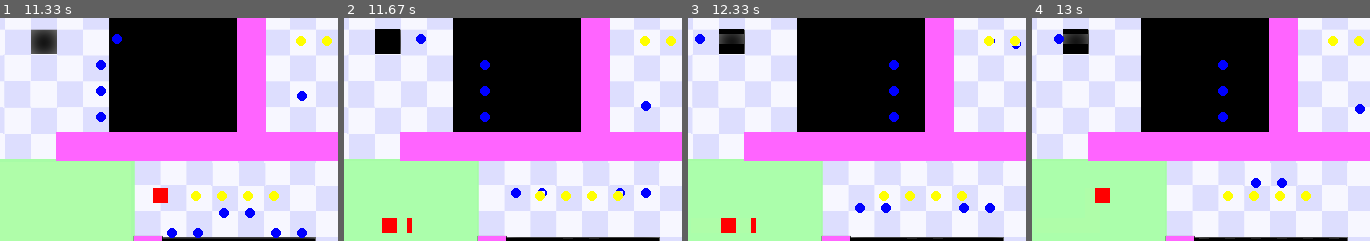
Above: before the commit, frames 1-4 (left to right).
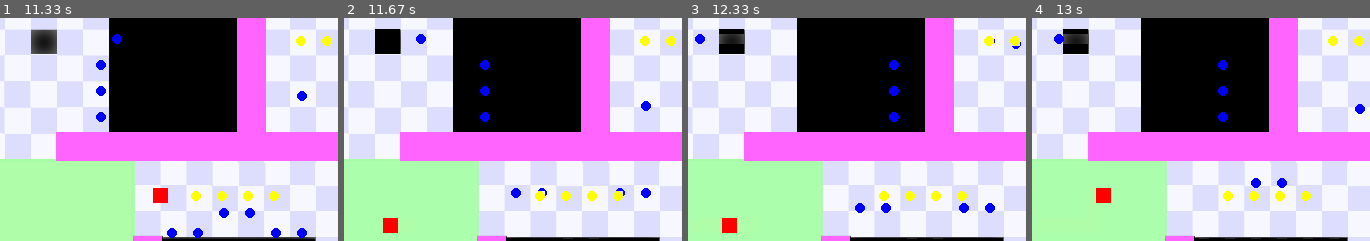
Above: after the commit, the same moments.

Repository: amangla20/CS550
Game: pygame game, started from WorldsHardestGame/worldshardest.py
Same seed, same stepped clock (60 frames per second), same inputs: the game is played once before the commit and once after it.
Inputs (mouse positions are % of the whole screen's width and height, from its top left):
- Up to frame 1 (11.33 s): press the mouse at (32, 64) at 0.37 s; move the mouse to (48, 70) at 0.47 s; release the mouse at (64, 76) at 0.6 s; hold Up 0.67-1.13 s; move the mouse to (17, 76) at 0.7 s; hold Right 1.17-1.8 s; hold Down 1.83-2.2 s; hold Left 2.23-2.7 s; hold Right 2.73-3.2 s; hold Up 3.23-3.53 s; hold Right 3.57-4.03 s; hold Left 4.07-4.6 s; hold Down 4.63-4.93 s; hold Left 4.97-5.37 s; hold Up 5.4-5.77 s; hold Right 5.8-6.43 s; hold Down 6.47-6.83 s; hold Left 6.87-7.33 s; hold Right 7.37-7.83 s; hold Up 7.87-8.17 s; hold Right 8.2-8.67 s; hold Left 8.7-9.23 s; hold Down 9.27-9.57 s; hold Left 9.6-10 s; hold Up 10.03-10.4 s; hold Right 10.43-11.07 s; hold Down from 11.1 s (still down)
- Up to frame 2 (11.67 s): release Down at 11.47 s; hold Left from 11.5 s (still down)
- Up to frame 3 (12.33 s): release Left at 11.97 s; hold Right from 12 s (still down)
- Up to frame 4 (13 s): release Right at 12.47 s; hold Up 12.5-12.8 s; hold Right from 12.83 s (still down)
The pictures show only the part of the screen within x 3-53%, y 39-89%; the shares and areas given below are measured in that part.

Frame 1 is identical in both runs. In frame 2, 0.1% of the frame differs, in the area x 11-21%, y 89-97%; in frame 3, 0.1%; in frame 4, less than 0.1%.

Commit message:
FINAL AND WE ARE DONE

Diff:
--- a/WorldsHardestGame/barriers.py
+++ b/WorldsHardestGame/barriers.py
@@ -1,3 +1,4 @@
+# SOURCES AND OMH IN MAIN CODE
 # import package for pygame, csv, and import the Create class from init_barrier.py in order to access getter and setter functions
 import pygame
 import csv
@@ -5,28 +6,33 @@
 
 # Barriers class makes and displays the barriers/walls that are colored purple, green, or black on the background
 class Barriers():
-	# constructs the barrier/wall arrangement by taking in the surface and making a barriers list and taking in values from a csv file called barriers.csv which contains the parameters for walls in each column
+
+	# constructs the barrier/wall arrangement by passing in the game surface, and making a barriers list by taking in values from a csv file called barriers.csv which contains the parameters for the barriers
 	def __init__(self, surface):
 		super().__init__()
 		self.surface = surface
+
+		# reads in barrier parameters from csv and creates objects
 		self.barriers = []
 		with open('barriers.csv') as csv_file:
 			csv_reader = csv.reader(csv_file, delimiter=',')
 			for row in csv_reader:
 				self.barriers.append(Create(row[0], row[1], row[2], row[3], row[4]))
 
+
 	# use the getters and setters from init_barrier to, based on the kind of wall (1 = purple, 2 = black, 3 = green safe space) display the wall by getting the values of csv file that specifies the dimensions for that specific wall
 	def display(self, choice):
+		# choice dictates which barriers we want to display. Since barriers with kind == 1 are the walls that the player can't go past, we want to continously redraw them. So we call display(2).
 		if choice == 2:
 			for location in self.barriers:
 				if location.getKind() == 1: #purple walls
 					pygame.draw.rect(self.surface, (255, 100, 255), (location.getPosx(), location.getPosy(), location.getDimw(), location.getDimh()))
 
+		# otherwise, we just want to display the black and green spaces once, so they aren't drawn over the balls or player.
 		if choice == 1:
 			for location in self.barriers:
 				if location.getKind() == 2: #black space
 					pygame.draw.rect(self.surface, (0,0,0), (location.getPosx(), location.getPosy(), location.getDimw(), location.getDimh()))
 
-				elif location.getKind() == 3:
-					#green safe space
+				elif location.getKind() == 3: #green safe space
 					pygame.draw.rect(self.surface, (171, 254, 171), (location.getPosx(), location.getPosy(), location.getDimw(), location.getDimh()))
--- a/WorldsHardestGame/init_balls.py
+++ b/WorldsHardestGame/init_balls.py
@@ -1,9 +1,11 @@
-# import pygame package
+# SOURCES AND OMH IN MAIN CODE
 import pygame
-# class CreateBall creates the ball object (which can also create the moving blocks so it is extremely versatile as a game object class) and initializes the surface, x and y coordinates of the center of the ball or top left corner of the moving block, the upper and lower limits of oscillation, the speed, the kind (1, 2, 3 being balls and 4 and 5 being moving blocks) and the color of the ball object.
+# class CreateBall creates the ball object from a csv (which can also hold parameters for the moving blocks, so it is extremely versatile as a game object class). It initializes the surface, x and y coordinates of the center of the ball or top left corner of the moving block, the upper and lower limits of oscillation, the speed, the kind (1 and 2 being balls moving in different directions, 3 being coins, and 4 and 5 being moving blocks) and the color of the ball object.
 class CreateBall:
+
 	# constructor for the CreateBall class initializes the attributes of the ball object as well as draws a white rectangle for moving blocks, a blue circle for the oscillating blue balls, and a yellow ball for the coins.
 	def __init__(self, surface, posx, posy, upperlim, lowerlim, speed, kind, rcolor, gcolor, bcolor):
+		# read in from csv as strings so converting to ints
 		self.surface = surface
 		self.posx = int(posx)
 		self.posy = int(posy)
@@ -14,44 +16,46 @@
 		self.rcolor = int(rcolor)
 		self.gcolor = int(gcolor)
 		self.bcolor = int(bcolor)
-		# moving block
+		# draws moving blocks as squares
 		if self.kind == 4 or self.kind == 5:
 			self.image = pygame.draw.rect(self.surface, (self.rcolor, self.gcolor, self.bcolor), [self.posx, self.posy, 75, 75])
-		# balls/coins
+		# draws balls and coins as circles
 		else:
 			self.image = pygame.draw.circle(self.surface, (self.rcolor, self.gcolor, self.bcolor), [self.posx, self.posy], 5)
 
-
-	# def display(self, posx, posy, rcolor, gcolor, bcolor):
-	# 	for piece in self.balls:
-	# 		if piece.kind == "1":
-	# 			pygame.draw.circle(self.surface, (int(rcolor), int(gcolor), int(bcolor)), [int(piece.posx), int(newposy)], 5)
-	# oscillate either vertically or horizontally
-	# balls of kind 1 oscillate vertically, and balls of kind 2 are blue balls that oscillate horizontally. Kind 3 represents yellow circles, or coins, that have no speed since they are stationary. Kinds 4 and 5 represent moving blocks, where 4 is a vertically moving block, and 5 is a horizontally moving block.
+	# called in main function to determine which way balls should oscillate based on their kind
 	def oscillate_direction(self):
+		# vertical moving balls and blocks are kinds 1 and 4 respectively
 		if self.kind == 1 or self.kind == 4:
 			self.oscillate_vertical()
+
+		# horizontally moving balls and blocks (or coins that have a speed of 0 and don't oscillate) are kinds 2 (balls), 3 (coins), 5 (blocks)
 		elif self.kind == 2 or self.kind == 3 or self.kind == 5:
 			self.oscillate_horizontal()
-	# oscillate vertically
+
+	# move up and down
 	def oscillate_vertical(self):
-		# constraints on y position based on upper and lower limits
+			# reverse objects direction when it gets to the upper and lower bound as specified in code
 			if self.posy >= self.lowerlim:
 				self.speed = -1 * self.speed
 			if self.posy <= self.upperlim:
 				self.speed = -1 * self.speed
-			# add the "speed" every time the loop runs to increment the y position
+
+			# increments object's position based on speed
 			newposy = self.posy + self.speed
-			# redraw the ball object
+
+			# redraws object in new location
 			self.__init__(self.surface, self.posx, newposy, self.upperlim, self.lowerlim, self.speed, self.kind, self.rcolor, self.gcolor, self.bcolor)
-	# oscillate horizontally
+
 	def oscillate_horizontal(self):
-		# constraints on y position based on upper and lower limits
+		# reverse objects direction when it gets to the upper (right) and lower (left) bound as specified in code
 			if self.posx <= self.lowerlim:
 				self.speed = -1 * self.speed
 			if self.posx >= self.upperlim:
 				self.speed = -1 * self.speed
-			# add the "speed" every time the loop runs to increment the y position
+
+			# increments object's position based on speed
 			newposx = self.posx + self.speed
-			# redraw the ball object
+
+			# redraws object in new location
 			self.__init__(self.surface, newposx, self.posy, self.upperlim, self.lowerlim, self.speed, self.kind, self.rcolor, self.gcolor, self.bcolor)
--- a/WorldsHardestGame/init_barrier.py
+++ b/WorldsHardestGame/init_barrier.py
@@ -1,15 +1,17 @@
+# SOURCES AND OMH IN MAIN CODE
 # initializing the barriers/walls class
-# this class uses getters and setters to get the x position  …(148 unchanged characters)… d setters to get the kind of the barrier, where there are three different types of barriers that appear in different colors on the screen.
+# this class uses getters and setters to get the x position  …(148 unchanged characters)… d setters to get the kind of the barrier. Kind 1 refers to a purple "wall", Kind 2 refers to a black space, and Kind 3 refers to the green starting space.
 class Create:
-	# constructor of the Create class to construct the barriers
+	# constructor of the Create class to create the barrier objects
 	def __init__(self, posx, posy, dimw, dimh, kind):
+		# read in from csv as strings, so convert to ints
 		self.posx = int(posx)
 		self.posy = int(posy)
 		self.dimw = int(dimw)
 		self.dimh = int(dimh)
 		self.kind = int(kind)
 
-	# getters and setters
+	# getters and setters for privacy and organization
 	def getPosx(self):
 		return self.posx
 	def setPosx(self):
--- a/WorldsHardestGame/player2.py
+++ b/WorldsHardestGame/player2.py
@@ -1,8 +1,8 @@
-# import pygame package
+# SOURCES AND OMH IN MAIN CODE
 import pygame, sys
 # use sprite module from the pygame package in order to allow the player to access sprite attributes
 class Player(pygame.sprite.Sprite):
-	# constructor that takes into account the surface, background, x and y positions, color, and width and height of the player object.
+	#constructor that takes into account the surface, background, x and y positions, color, and width and height of the player object.
 	def __init__(self, surface, background, posx, posy, color, width, height):
 		super().__init__()
 		self.surface = surface
@@ -15,27 +15,27 @@
 		# self.image represents what you seen on the screen, a.k.a. the red square that is the player
 		self.image = pygame.draw.rect(self.surface, color, [posx, posy, width, height])
 
-# move functions for the player based on key presses --> up corresponds to up arrow, down to down, etc.
+	# move functions for the player based on key presses --> up corresponds to up arrow, down to down, etc.
 	def moveRight(self, delta_x):
-		# delta_x is almost like the speed of the player; it is what the position increments by every time you move it up, down, right, or left.
+		# delta_x is almost like the speed of the player; it is what the position increments by every time you move it right or left.
 		posx = self.posx + delta_x
 		# redraw/initialize the player.
 		self.__init__(self.surface, self.background, posx, self.posy, self.color, self.width, self.height)
 
 	def moveLeft(self, delta_x):
-		# delta_x is almost like the speed of the player; it is what the position increments by every time you move it up, down, right, or left.
+		# same as above
 		posx = self.posx - delta_x
-		# redraw/initialize the player.
+		# redraw
 		self.__init__(self.surface, self.background, posx, self.posy, self.color, self.width, self.height)
 
 	def moveUp(self, delta_y):
-		# delta_x is almost like the speed of the player; it is what the position increments by every time you move it up, down, right, or left.
+		# delta_y is almost like the speed of the player; it is what the position increments by every time you move it up or down.
 		posy = self.posy - delta_y
-		# redraw/initialize the player.
+		# redraw
 		self.__init__(self.surface, self.background, self.posx, posy, self.color, self.width, self.height)
 
 	def moveDown(self, delta_y):
-		# delta_x is almost like the speed of the player; it is what the position increments by every time you move it up, down, right, or left.
+		# same as above
 		posy = self.posy + delta_y
-		# redraw/initialize the player.
+		# redraw
 		self.__init__(self.surface, self.background, self.posx, posy, self.color, self.width, self.height)
--- a/WorldsHardestGame/worldshardest.py
+++ b/WorldsHardestGame/worldshardest.py
@@ -1,10 +1,11 @@
 # Sonali Singh and Anjali Mangla
-# World's Hardest Game!
+# World's Hardest Game MAIN CODE!
 # Sources:
 # https://www.pygame.org/docs/tut/tom_games4.html
 # https://www.cs.ucsb.edu/~pconrad/cs5nm/topics/pygame/drawing/
 # https://pythonprogramming.net/displaying-images-pygame/
 # https://pythonprogramming.net/pygame-button-function-events/
+# https://freearchives.org
 # OMH: Sonali Singh
 # OMH: Anjali Mangla
 
@@ -37,6 +38,20 @@
 # drawing black and green walls
 wall.display(1)
 
+# function used for easiness in text display
+def text_display(message, size, posx, posy, color):
+	text_font = pygame.font.SysFont("freesansbold.ttf", size)
+
+	# creates text
+	text = text_font.render(message, True, color)
+	text_rect = text.get_rect()
+
+	# location for text
+	text_rect.center = (posx, posy)
+
+	# puts text on surface at given location
+	surface.blit(text, text_rect)
+
 # loads moving balls and coins
 def load_balls():
 	balls = []
@@ -45,18 +60,17 @@
 	with open('balls.csv') as csv_file:
 		csv_reader = csv.reader(csv_file, delimiter=',')
 
-		# creating ball objects
+		# creating ball objects using CreateBall class
 		for row in csv_reader:
 			balls.append(CreateBall(surface, row[0], row[1], row[2], row[3], row[4], row[5], row[6], row[7], row[8]))
 
 	return balls
 
-
+# loading the balls into a list
 balls = load_balls()
 
 # re-draws background function to be used everytime player dies
 def loadBackground():
-	print("hello")
 	surface = pygame.display.set_mode((677,446))
 
 	# draws background onto surface
@@ -65,28 +79,19 @@
 	# displays green and black walls
 	wall.display(1)
 
-	# creates player in starting position
-	player = Player(surface, background, 75, 373, (255,0,0),15,15)
+	#creates player in starting position
+	player.posx = 75
+	player.posy = 373
+	# moves player 1 unit to display on top of re-drawn green space
+	player.moveRight(1)
+
 
 	# makes ball oscillate (direction specified in class) and erases trail by blitting background on previous ball location
 	for ball in balls:
 		surface.blit(background, ball.image, ball.image)
 		ball.oscillate_direction()
 
-# function used for easiness in text display
-def text_display(message, size, posx, posy, color):
-	text_font = pygame.font.SysFont("freesansbold.ttf", size)
-
-	# creates text
-	text = text_font.render(message, True, color)
-	text_rect = text.get_rect()
-
-	# location for text
-	text_rect.center = (posx, posy)
-
-	# puts text on surface at given location
-	surface.blit(text, text_rect)
-
+# HERE WE INITIALIZE MOST OF THE VARIABLES NEEDED IN THE CODE
 # counts how many times player has died
 death = 0
 
@@ -102,23 +107,27 @@
 # keeps track of what coins player has collected
 coins_gotten = []
 
-#
+# safe determines if the player is on the moving block. If they are, then they are safe and safe = True. If not, the black spaces can kill them, so safe = False.
 safe = False
+
+# while loop will run until we tell it that done = True.
 done = False
 
-noMoveLeft = False
-noMoveRight = False
-noMoveUp = False
-noMoveDown = False
-
-
+
+# load and play music!
+pygame.mixer.music.load('worldshardestaudio.mp3')
+pygame.mixer.music.play(-1)
+
+# finally set up our background by loading our background picture and fitting it to our surface size, then blitting it onto the surface.
 background = pygame.image.load('background.png')
 background = pygame.transform.scale(background,(677,446))
 rect = background.get_rect()
 rect = rect.move((0,0))
 surface.blit(background,rect)
 
+# this is where the fun starts! lots and lots of collision detection needs to be done for the player.
 def collision_detection():
+	# these are all the variables that will be changing based on collisions
 	global death
 	global coins
 	global safe
@@ -127,46 +136,68 @@
 	global noMoveRight
 	global noMoveUp
 	global noMoveDown
+
+	# these variables control movement into the purple walls (kind = 1). When the player comes into contact with a wall, depending where the wall is, they will not be able to move in a certain direction, and some of these variables will be made true.
 	noMoveRight = False
 	noMoveLeft = False
 	noMoveUp = False
 	noMoveDown = False
+
+	# checking collisions with moving blue balls (kinds 1 and 2)
 	for ball in balls:
+		# distance formula to check for collision
 		if math.sqrt(((player.posx+7.5)- ball.posx)**2 + ((player.posy+7.5) - ball.posy)**2) < 12:
+
+			# if player collides with blue ball... they die and their coins are reset
 			if ball.kind == 1 or ball.kind == 2:
 				death += 1
 				coins = 0
+
+				# empty out coins (balls kind 3) from coins_gotten list and put them back into balls list to redisplay
+				# note you'll see two for loops being used for these lines throughout the code because if we put them in the same for loop, the game glitched.
 				for ball in coins_gotten:
 					balls.append(ball)
 				for ball in coins_gotten:
 					coins_gotten.remove(ball)
-				player.posx = 75
-				player.posy = 373
+
+				# reloads and initializes game
 				loadBackground()
+
+			# collision with a coin!
 			elif ball.kind == 3:
+				# increment coin count
 				coins += 1
+				# remove the coin we collected from the balls list so it doesn't display!
 				balls.remove(ball)
 				coins_gotten.append(ball)
 				surface.blit(background, ball.image, ball.image)
 
-
+	# checking collisions with black spaces and purple walls
 	for barrier in wall.barriers:
+		# checks to see if player is in barrier area
 		if (barrier.getPosx() -7 )<= player.posx +7.5 <=(barrier.getPosx() + barrier.getDimw() +7) and (barrier.getPosy() -7) <= player.posy +7.5 <= (barrier.getPosy() + barrier.getDimh() + 7):
+
+			# if they are, if the barrier area is black and the player is not on a safely moving block... they die.
 			if barrier.getKind() == 2 and safe == False:
+				# death is incremented and coins are reset.
 				death += 1
 				coins = 0
+				# same idea of re-displaying coins.
 				for ball in coins_gotten:
 					balls.append(ball)
 				for ball in coins_gotten:
 					coins_gotten.remove(ball)
-				player.posx = 75
-				player.posy = 373
+
+				# reloads and initializes game
 				loadBackground()
 
+			# since the green space is the start and end space, every time the player is in this area, the program checks if they've collected all the coins and if they've won.
 			if barrier.getKind() == 3:
 				checkCoins()
 
+			# if player comes into contact with a purple wall (kind 1), they can't move into it.
 			if barrier.getKind() == 1:
+				# if statements determine which direction player can't move based on where the wall is in relation to the player.
 				if player.posx <= barrier.getPosx():
 					noMoveRight = True
 				if player.posx >= barrier.getPosx():
@@ -176,10 +207,17 @@
 				if player.posy >= barrier.getPosy():
 					noMoveUp = True
 
+	# looks for collisions with moving blocks (kinds 4 and 5)
 	for ball in balls:
+		# a bit more leeway in collisions because the blocks are moving!!
 		if (ball.posx -16)<= player.posx +7.5 <=(ball.posx + 75 +16) and (ball.posy -16) <= player.posy +7.5 <= (ball.posy + 75 +16):
+
+			# for the moving vertically block
 			if ball.kind == 4:
+				# the player is safe and cannot die by black space while on the block
 				safe = True
+
+				# these statements move the player at the same speed as the block, so the player can remain on the block, and updates the display so the player shows on top of the moving block.
 				if ball.speed > 0:
 					surface.blit(background, player.image, player.image)
 					if player.posy<443:
@@ -188,18 +226,26 @@
 					surface.blit(background, player.image, player.image)
 					player.moveUp(3)
 				pygame.display.update()
+
+			# for the moving horizontally block
 			elif ball.kind == 5:
+				# exact same idea as above
 				safe = True
 				if ball.speed < 0:
+					surface.blit(background, player.image, player.image)
 					player.moveLeft(3)
 				elif ball.speed > 0:
+					surface.blit(background, player.image, player.image)
 					player.moveRight(3)
 				pygame.display.update()
 
+			# once the player exits the safe white block, death is fair game... if they move into a black space or crash into a blue ball, they can die.
 			else:
 				safe = False
 
+# creates start screen
 def game_intro():
+	# every time game is restarted, player is reset and number of deaths and coins are reset to 0.
 	global player
 	global death
 	global coins
@@ -207,6 +253,7 @@
 	coins = 0
 	intro = True
 
+	# while the intro is running, make the screen white.
 	while intro:
 		for event in pygame.event.get():
 			if event.type == pygame.QUIT:
@@ -214,20 +261,25 @@
 				quit()
 		surface.fill((255,255,255))
 
+		# these are the instructions and intro to the game, displayed using our nifty text_display function.
 		text_display("World's Hardest Game", 60, (677/2), 100, (0,0,0))
 		text_display("Read to survive: Avoid blue balls and black spaces. If you don't... DEATH.", 20, (677/2), 200, (0,0,0))
 		text_display("Your goal: Collect coins and make it back to the green space to win.", 20, (677/2), 250, (0,0,0))
 		text_display("But be careful: We're counting your deaths...", 20, (677/2), 300, (0,0,0))
 		text_display("If you're scared... press q to quit or p to try again!", 20, (677/2), 350, (0,0,0))
 
+		# draws START button for user
 		pygame.draw.rect(surface, (255,0,0), (288, 375, 100, 50))
 		text_display("START!", 20, 337, 400, (0,0,0))
 
+		# keeps updating display
 		pygame.display.update()
 		Clock.tick(15)
 
+		# if player clicks on button (or anywhere on screen) game will begin!
 		click = pygame.mouse.get_pressed()
 		if click[0] == 1:
+			# background re-loads and player re-sets and they're off to playing again!
 			background = pygame.image.load('background.png')
 			background = pygame.transform.scale(background,(677,446))
 			rect = background.get_rect()
@@ -238,70 +290,93 @@
 
 game_intro()
 
-
+# checks to see if player has collected all the coins and can win.
 def checkCoins():
 	global win
 	global balls
+	# if the number of coins in the coins_gotten list is equal to the amount of total coins, the player just has to make it back to the green space to win.
 	if len(coins_gotten) >= total_coins:
+		# once this is true, we remove the coins collected from the list and re-add them to the starting balls list so the player can play again and re-collect all the coins if they decide.
 		for item in coins_gotten:
 			balls.append(item)
+
 		for item in coins_gotten:
 			coins_gotten.remove(item)
+		# finally, calls the win screen
 		win_screen()
 
 
 
 def win_screen():
+	# as in true world's hardest game fashion, the player is still "playing" even when they've won... so the screen doesn't clear out.
 	text_display("YOU WON!", 30, 60, 370, (0, 0, 0))
+
+	# player can play again or quit.
 	text_display("Press P to play again and Q to quit.", 20, 300, 10, (0,0,0))
 
-pygame.mixer.music.load('worldshardestaudio.mp3')
-pygame.mixer.music.play(-1)
-
+
+# these functions constantly occur as game is being played
 while not done:
+	# this command, position, was used to manually determine where all the walls, balls, blocks, and coins needed to be - extremely helpful, but extremely tedious!
 	position = pygame.mouse.get_pos()
+
+	# continously checks if player is colliding into anything and takes necessary action.
 	collision_detection()
+
+	# displays total number of player deaths at top of screen
 	text_display("Deaths: " + str(death), 30, 50, 15, (0, 0, 0))
+
+	# continously has the balls oscillate and erase their trails
 	for ball in balls:
 		surface.blit(background, ball.image, ball.image)
 		ball.oscillate_direction()
 
-
+	# if player wants to quit or play again
 	for event in pygame.event.get():
 		if event.type == pygame.QUIT:
 			done = True
 		elif event.type == pygame.KEYDOWN:
+			# press q to quit at anytime
 			if event.key == pygame.K_q:
 				done = True
+			# press p to play again, and starting screen is recalled
 			elif event.key == pygame.K_p:
 				wall.display(1)
 				game_intro()
 
+	# these functions correspond to the arrow keys. If arrow keys are pressed, player moves.
 	keys = pygame.key.get_pressed()
 	if keys[pygame.K_LEFT]:
+		# if player wants to move left and is not at the edge of the screen or in contact with a wall... it can!
 		if player.posx > 5:
 			if noMoveLeft == False:
 				surface.blit(background, player.image, player.image)
+				# calls function in player class with given distance to move as argument
 				player.moveLeft(5)
 
+	# same idea as above
 	if keys[pygame.K_RIGHT]:
 		if player.posx < 671 - player.width:
 			if noMoveRight == False:
 				surface.blit(background, player.image, player.image)
 				player.moveRight(5)
 
+	# same idea as above
 	if keys[pygame.K_UP]:
 		if player.posy > 34:
 			if noMoveUp == False:
 				surface.blit(background, player.image, player.image)
 				player.moveUp(5)
 
+	# same idea as above
 	if keys[pygame.K_DOWN]:
 		if player.posy < 442 - player.height:
 			if noMoveDown == False:
 				surface.blit(background, player.image, player.image)
 				player.moveDown(5)
-
+	# continously redraw the purple walls so the player can always see them and know not to collide with them
 	wall.display(2)
 	msElapsed = Clock.tick(20)
+
+	# and of course continously reupdate our display to show all of this lovely code!
 	pygame.display.flip()
